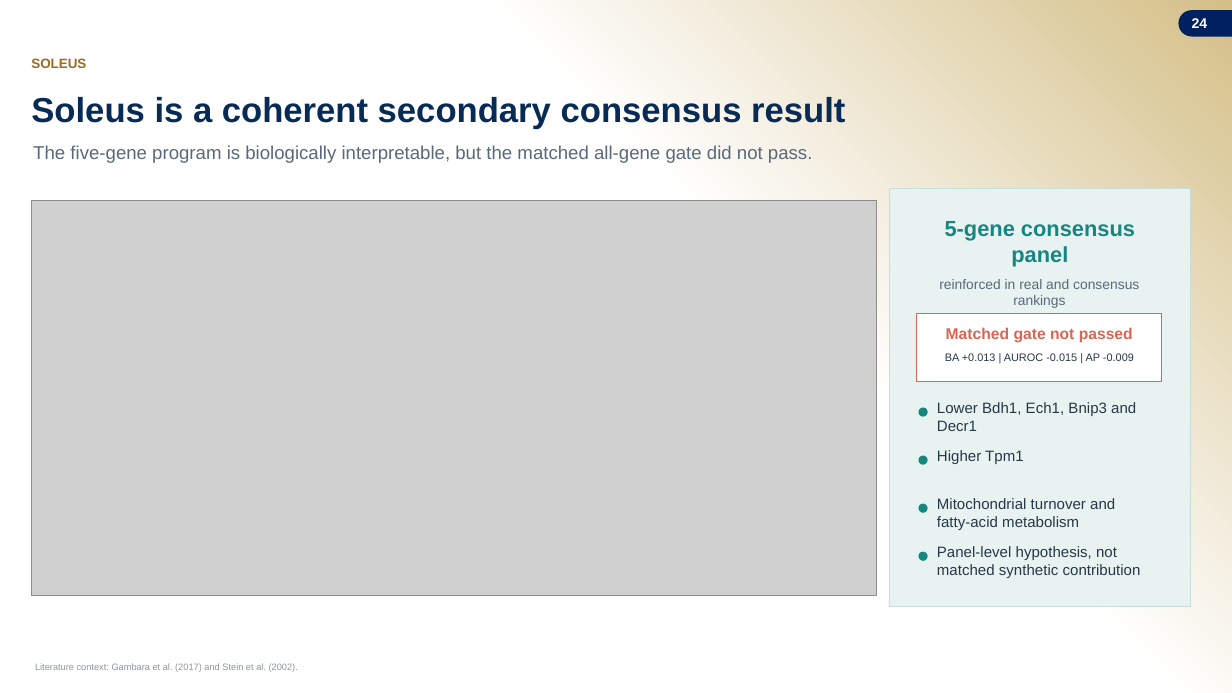
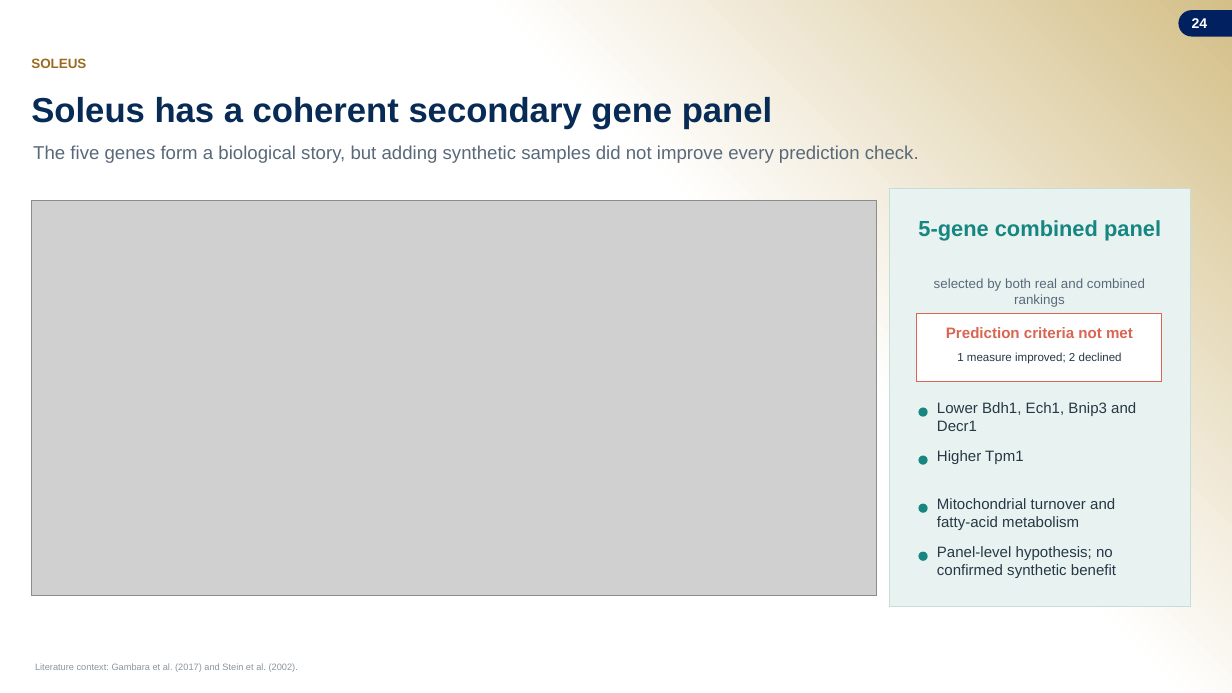
Before and after one commit to jasont314/nasa-mouse, a slide deck: slide 24 of presentation/SLSTP_2026_Generative_Transcriptomics.pptx. Drawn at 1232x693 pixels with LibreOffice and Linux fonts; fonts in the diff are those of the drawing; grey boxes stand for pictures; background and template pictures are left out. Boxes give left, top, right and bottom in pixels: in the first picture for what was removed or moved away, otherwise in the second. Text is boxed around its words. In the diff, an @@ line names an element or a change of style, - is before the commit and + after.

```diff
--- a/presentation/SLSTP_2026_Generative_Transcriptomics.pptx
+++ b/presentation/SLSTP_2026_Generative_Transcriptomics.pptx
@@ text at <box>31,97,772,129</box>: text changed @@
-Soleus is a coherent secondary consensus result
+Soleus has a coherent secondary gene panel
@@ text at <box>33,145,919,163</box>: text changed @@
-The five-gene program is biologically interpretable, but the matched all-gene gate did not pass.
+The five genes form a biological story, but adding synthetic samples did not improve every prediction check.
@@ text at <box>918,220,1161,240</box>: text changed @@
-5-gene consensus panel
+5-gene combined panel
@@ text at <box>934,278,1145,307</box>: text changed; size 10.8 to 10.4 pt @@
-reinforced in real and consensus rankings
+selected by both real and combined rankings
@@ text at <box>946,327,1133,338</box>: text changed; size 12.2 to 11.8 pt @@
-Matched gate not passed
+Prediction criteria not met
@@ text at <box>957,352,1122,364</box>: text changed; size 8.5 to 9 pt @@
-BA +0.013 | AUROC -0.015 | AP -0.009
+1 measure improved; 2 declined
@@ text at <box>937,546,1116,578</box>: text changed @@
-Panel-level hypothesis, not matched synthetic contribution
+Panel-level hypothesis; no confirmed synthetic benefit
```
Also in this commit, not shown: 22 other slides changed, 3 other files.
